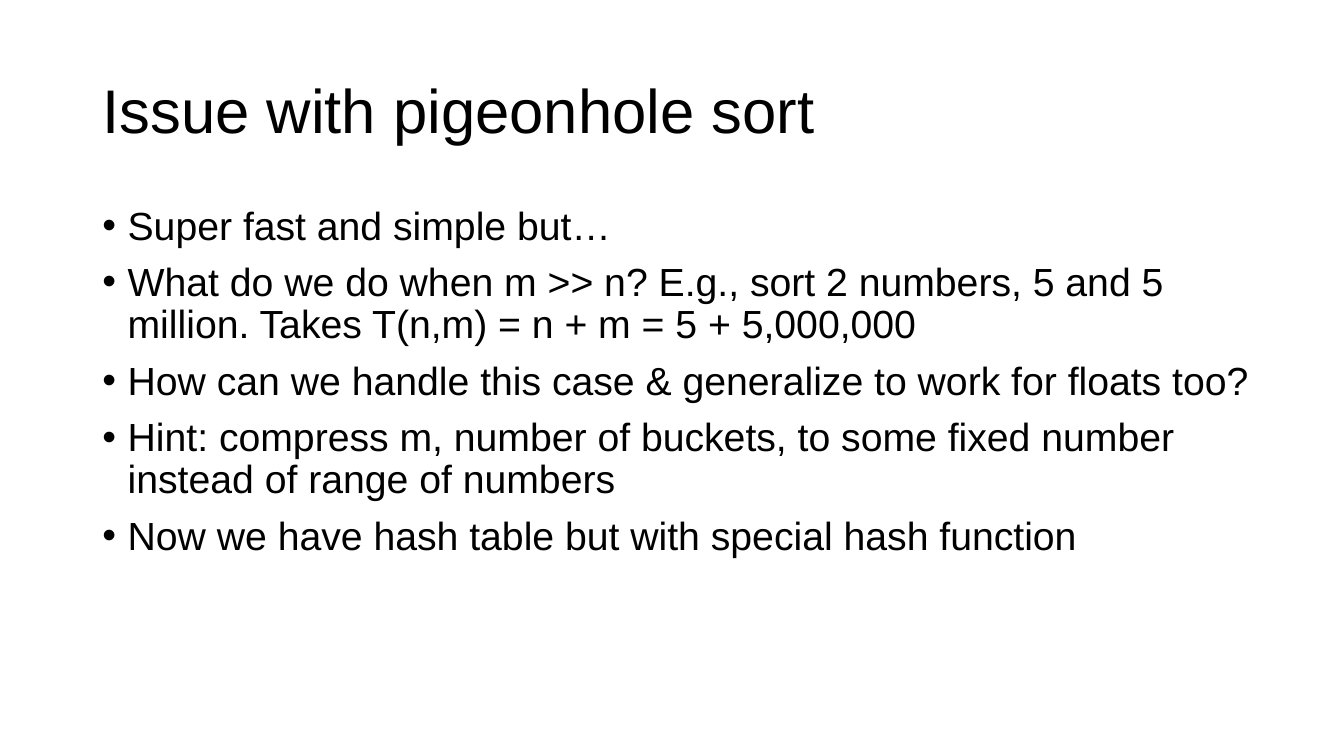
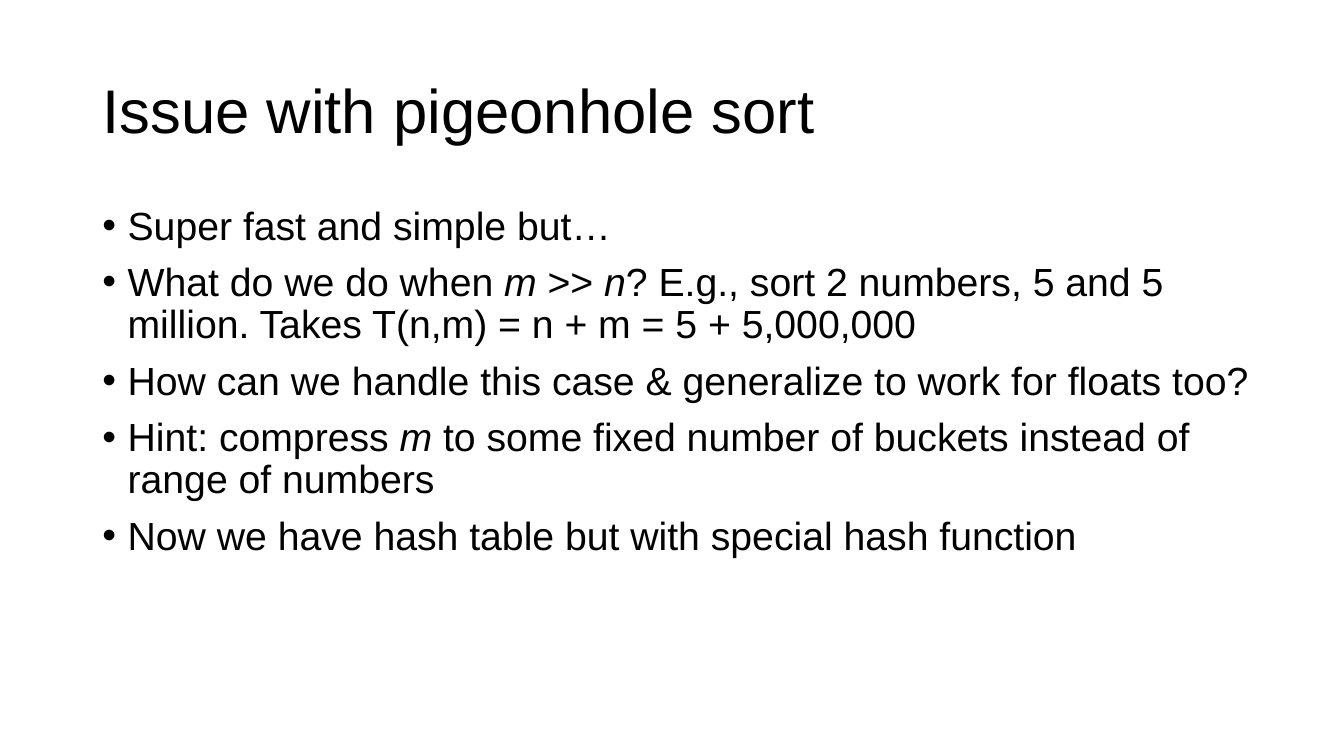
Before and after one commit to parrt/msds689, a slide deck: slide 13 of notes/sorting.pptx. Drawn at 1344x756 pixels with LibreOffice and Linux fonts; fonts in the diff are those of the drawing; background and template pictures are left out. Boxes give left, top, right and bottom in pixels: in the first picture for what was removed or moved away, otherwise in the second. Text is boxed around its words. In the diff, an @@ line names an element or a change of style, - is before the commit and + after.

```diff
--- a/notes/sorting.pptx
+++ b/notes/sorting.pptx
@@ text at bbox=[128, 267, 1164, 346]: italic on in "m n?" @@
@@ text at bbox=[128, 422, 1190, 501]: text changed @@
-• Hint: compress m, number of buckets, to some fixed number instead of range of numbers
+• Hint: compress m to some fixed number of buckets instead of range of numbers
```
Also in this commit, not shown: 8 other slides changed, 3 other files.
